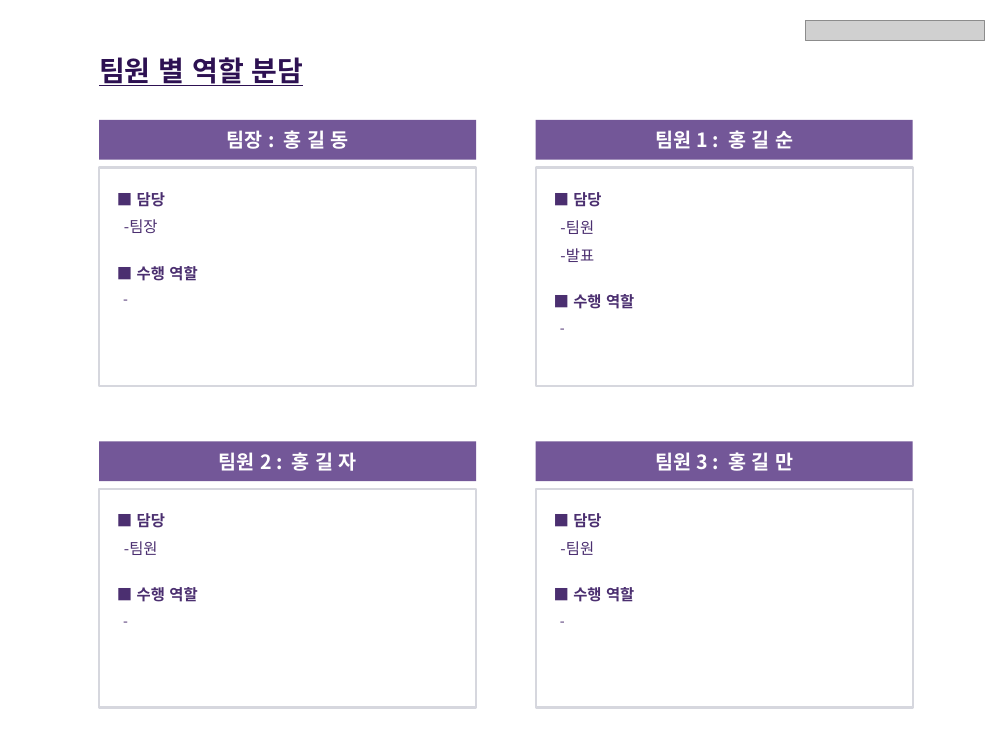
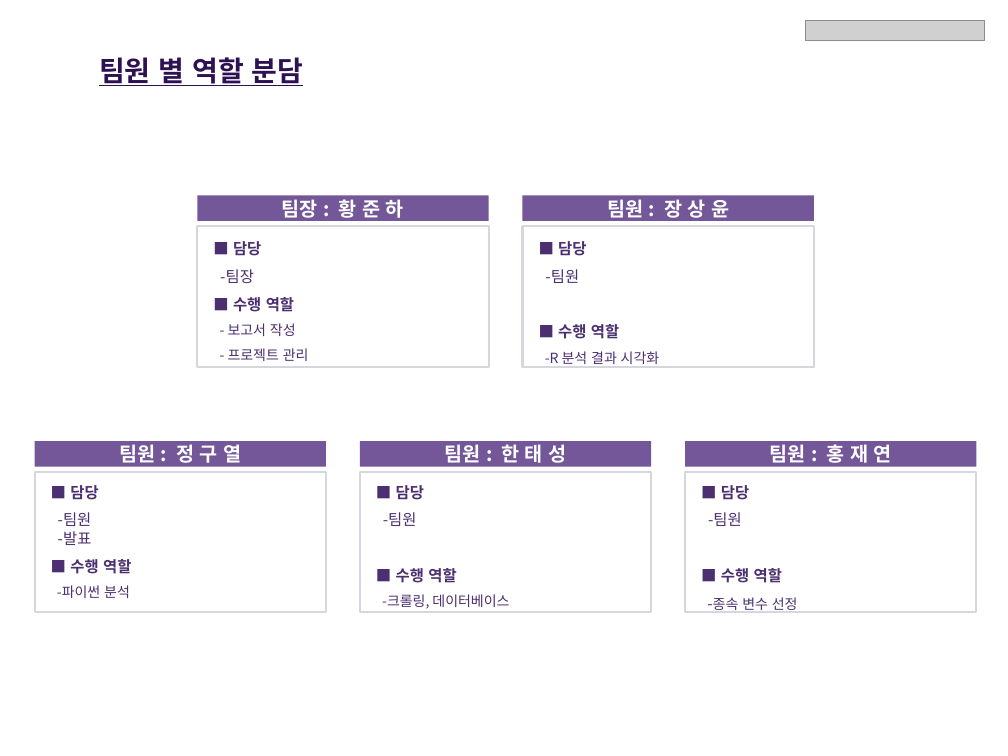
Before and after one commit to JunaHwang/Team1_FirstProject, a slide deck: slide 4 of ppt/중간프로젝트 기획안 _ (1팀).pptx. Drawn at 1008x756 pixels with LibreOffice and Linux fonts; fonts in the diff are those of the drawing; grey boxes stand for pictures. Boxes give left, top, right and bottom in pixels: in the first picture for what was removed or moved away, otherwise in the second. Text is boxed around its words. In the diff, an @@ line names an element or a change of style, - is before the commit and + after.

```diff
--- a/ppt/중간프로젝트 기획안 _ (1팀).pptx
+++ b/ppt/중간프로젝트 기획안 _ (1팀).pptx
@@ rectangle removed at (535,120,912,159) @@
-팀원 1 : 홍 길 순
@@ rectangle "팀장 : 황 준 하": place and size @@
-rectangle "팀장 : 황 준 하" at (99,120,476,159)
+rectangle "팀장 : 황 준 하" at (198,196,489,221)
@@ text in rectangle at (282,195,404,218): text changed @@
-팀장 : 홍 길 동
+팀장 : 황 준 하
@@ rectangle added at (522,196,813,221), fill #735798, 14 pt, text #FFFFFF, bold @@
+팀원 : 장 상 윤
@@ rectangle: place and size @@
-rectangle at (99,167,476,386)
+rectangle at (198,226,489,367)
@@ text "■ 담당": place and size @@
-text "■ 담당" at (124,192,197,281)
+text "■ 담당" at (220,241,309,361)
@@ rectangle: place and size @@
-rectangle at (535,167,912,386)
+rectangle at (522,226,813,367)
@@ text "■ 담당": place and size @@
-text "■ 담당" at (560,192,634,309)
+text "■ 담당" at (545,241,660,367)
@@ text at (560,248,594,262): paragraph removed @@
--발표
@@ text at (228,323,309,361): text changed @@
--
+- 보고서 작성
+- 프로젝트 관리
@@ text at (545,351,660,367): text changed @@
--
+-R 분석 결과 시각화
@@ rectangle added at (34,442,326,467), fill #735798, 14 pt, text #FFFFFF, bold @@
+팀원 : 정 구 열
@@ rectangle removed at (99,442,476,481) @@
-팀원 2 : 홍 길 자
@@ rectangle added at (360,442,651,467), fill #735798, 14 pt, text #FFFFFF, bold @@
+팀원 : 한 태 성
@@ rectangle "팀원 : 홍 재 연": place and size @@
-rectangle "팀원 : 홍 재 연" at (535,442,912,481)
+rectangle "팀원 : 홍 재 연" at (685,442,977,467)
@@ text in rectangle at (770,444,892,467): text changed @@
-팀원 3 : 홍 길 만
+팀원 : 홍 재 연
@@ rectangle: place and size @@
-rectangle at (99,489,476,708)
+rectangle at (34,472,326,613)
@@ text "■ 담당": place and size @@
-text "■ 담당" at (124,513,197,602)
+text "■ 담당" at (57,485,131,598)
@@ rectangle added at (360,472,651,613), outline #D6D7DE 1.5 pt @@
@@ rectangle: place and size @@
-rectangle at (535,489,912,708)
+rectangle at (685,472,977,613)
@@ text "■ 담당": place and size @@
-text "■ 담당" at (560,513,634,602)
+text "■ 담당" at (708,485,798,613)
@@ text added at (382,485,509,609), 11 pt, text #4B2F70 @@
+■ 담당
+-팀원
+■ 수행 역할
+-크롤링, 데이터베이스
@@ text at (58,531,92,545): paragraph added @@
+-발표
@@ text at (57,585,130,598): text changed @@
--
+-파이썬 분석
@@ text at (713,597,798,613): text changed @@
--
+-종속 변수 선정
```
Also in this commit, not shown: 3 other slides changed, 28 other files.
